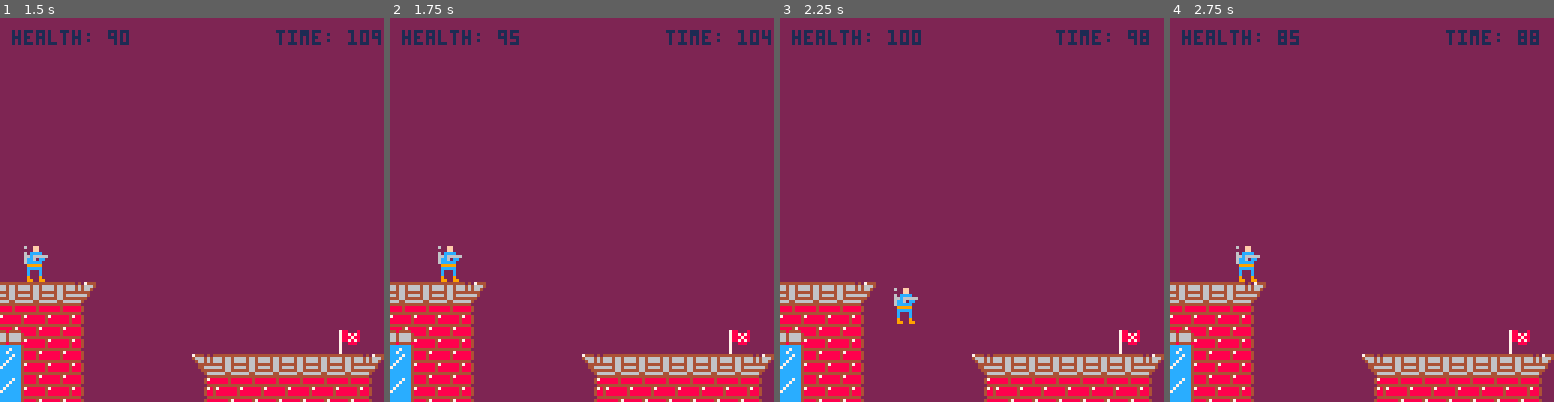
Above: before the commit, frames 1-4 (left to right).
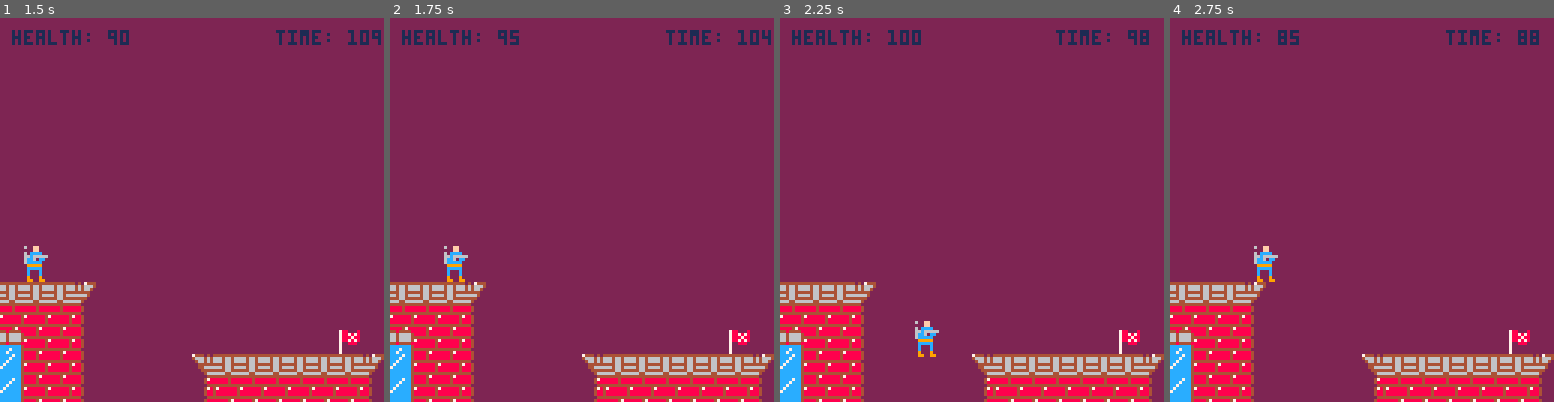
Above: after the commit, the same moments.

Repository: evanminto/ludum-dare-44
Game: PICO-8 cartridge ludum-dare-44.p8
Two runs of this game, one before a commit and one after it. Both use one fixed random seed, a clock stepped at 60 frames per second and the inputs below.
Inputs:
- Up to frame 1 (1.5 s): tap X (X key) at 0.33, 1.07 s; tap O (Z key) at 0.7 s
- Up to frame 2 (1.75 s): hold Right from 1.6 s (still down); tap O (Z key) at 1.7 s
- Up to frame 3 (2.25 s): tap X (X key) at 1.85 s; release Right at 2.1 s; tap O (Z key) at 2.1 s; hold Up from 2.15 s (still down)
- Up to frame 4 (2.75 s): release Up at 2.42 s; hold Right from 2.47 s (still down); tap O (Z key) at 2.5 s

Frame 1 is identical in both runs. In frame 2, 0.4% of the frame differs, in the area x 12-21%, y 59-69%; in frame 3, 0.6%, in the area x 29-42%, y 70-89%; in frame 4, 0.6%.

Commit message:
Refactor jumping

Diff:
--- a/ludum-dare-44.p8
+++ b/ludum-dare-44.p8
@@ -11,13 +11,18 @@
 
 config = {
   -- amount the player moves left/right every frame
-  movespeed = 2,
+  movespeed = 2.5,
 
   -- vertical speed applied while jumping (dampened by gravity)
-  jumpspeed = 4.5,
-
+  jumpspeed = 3.25,
   -- gravitational acceleration
-  gravity = 0.4,
+  gravity = 0.55,
+  -- max frames that player can hold a jump
+  maxjumpframes = 30,
+  -- suppresses gravity while holding a jump. 0 doesn't suppress, 1 completely suppresses
+  ascentcontrol = 0.7,
+  -- lets the player jump if they were on a platform within the past n frames
+  latejumpframes = 1,
 
   -- flags to show when drawing the main level layer
   levelflags = {
@@ -134,9 +139,12 @@
   p.d = vector()
   p.height = 12
   p.width = 8
+  p.lastonplatform = nil
   p.onplatform = false
   p.movingl = false
   p.movingr = false
+
+  p.jumptimer = 0
   p.holdingjumpbutton = false
   p.jumpblocked = false
 
@@ -227,6 +235,8 @@
   self.xmax = 1024
   self.ymin = -10000
   self.ymax = 10000
+
+  local gravity = config.gravity
 
   if btn(0) and btn(1) then
     if self.movingl then
@@ -249,14 +259,19 @@
   end
 
   if btn(2) then
-    self.holdingjumpbutton = true
+    if (self.onplatform or frame - self.lastonplatform <= config.latejumpframes) and not self.jumpblocked then
+      self.vel.y -= config.jumpspeed
+      self.jumptimer = config.maxjumpframes
+    end
+
+    if self.jumptimer > 0 then
+      gravity = config.gravity * ((1 - config.ascentcontrol) + config.ascentcontrol * (1 - self.jumptimer / config.maxjumpframes))
+      self.jumptimer -= 1
+    end
+
+    self.jumpblocked = true
   else
-    self.holdingjumpbutton = false
-
-    -- velocity threshhold for late jumping
-    if not self.jumpblocked and self.vel.y > 0.75 then
-      self.jumpblocked = true
-    end
+    self.jumpblocked = false
   end
 
   if btn(4) then
@@ -265,11 +280,7 @@
     self:health2time()
   end
 
-  if self.holdingjumpbutton and not self.jumpblocked then
-    self.d.y -= config.jumpspeed
-  end
-
-  self.vel.y += config.gravity
+  self.vel.y += gravity
   self.d = self.d:add(self.vel)
 end
 
@@ -282,14 +293,6 @@
 function player:updatey()
   if self.onplatform then
     self.vel.y = min(self.vel.y, 0)
-
-    if self.holdingjumpbutton then
-      self.jumpblocked = true
-    end
-
-    if self.jumpblocked and not self.holdingjumpbutton then
-      self.jumpblocked = false
-    end
   end
 
   self.pos.y += self.d.y
@@ -372,6 +375,20 @@
 
 function level:update()
   self.player.onplatform = false
+
+  self.player.d.y = 1
+  local tiles = self.player:gettiles(false, true)
+
+  foreach(tiles, function(t)
+    if fget(mget(t[1],t[2]), flags.obstacle) then
+      self.player.onplatform = true
+    end
+  end)
+
+  if self.player.onplatform then
+    self.player.lastonplatform = frame
+  end
+
   self.player:preupdate()
 
   local xtiles = self.player:gettiles(true, false)
@@ -537,7 +554,7 @@
 00000000000000000000000000000000000000000000000000000000000000000000000000000000000000000000000000000000000000000000000000000000
 20202020202020202020202020202020f0f0f0f0f0f0f0f0f0f0f0f0f0f0f0f0f0f0f0f0f0f0f0f0f0f0f0f0f0f0f00000000000000000000000000000000000
 __gff__
-0000000000000202020000020200000000000000000022024200000202000000000000000000000000000002020000000000000000000000040810000000000000000000000000000000000000000000000000000000000000000000000000000000000000000000000000000000000000000000000000000000000000000000
+0000000000000202020000020200000000000000000002020200000202000000000000000000000000000002020000000000000000000000040810000000000000000000000000000000000000000000000000000000000000000000000000000000000000000000000000000000000000000000000000000000000000000000
 0000000000000000000000000000000000000000000000000000000000000000000000000000000000000000000000000000000000000000000000000000000000000000000000000000000000000000000000000000000000000000000000000000000000000000000000000000000000000000000000000000000000000000
 __map__
 0f0f0f0f0f0f0f0f0f0f0f0f0f0f0f0f0f0f0f0f0f0f0f0f0f0f0f0f0f0f0f0707070f0f0f0f0f0f0f0f0f0f0f0f0f000000000000000000000000000000000000000000000000000000000000000000000000000000000000000000000000000000000000000000000000000000000000000000000000000000000000000000
